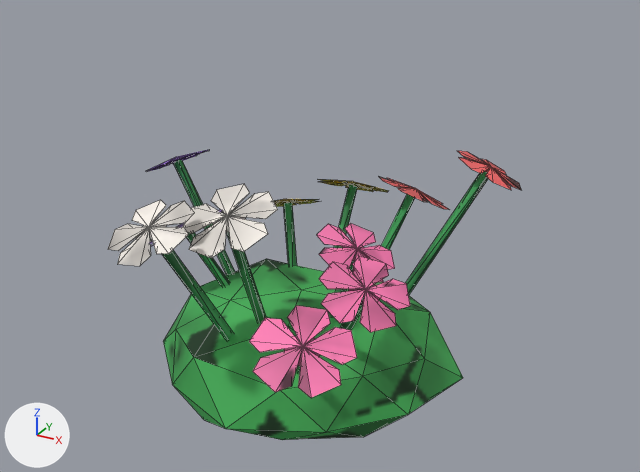
The glTF model client/public/models/wildflowers.glb: old version first, new version second.
Rendered twice from a 50 mm camera at (0.407, -0.7, 0.52) aimed at (0.025, -0.006, 0.173). The lights are fixed; the arrows at lower left show +X, +Y and +Z. The picture after the commit comes second. Mesh edges are drawn as thin lines. Vertices at exactly the same position are counted once.

Names of what the first picture shows: 'wildflowers'.
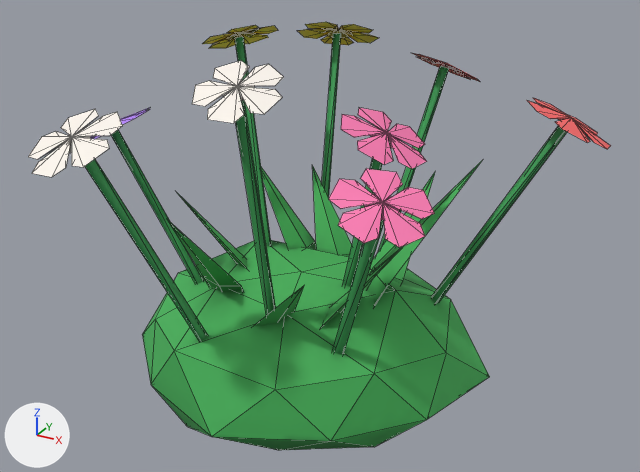
Changed parts and their boxes [x1, y1, x2, y2] in the pictures (640 x 472 px; the box of a moved part takes in the faces that stretch with it):
'wildflowers', reshaped (41% wider, 47% taller)
    before: [108, 150, 521, 440]
    after: [28, 22, 610, 450]
part 1 of me_wildflowers, moved or reshaped
    before: [163, 259, 463, 440]
    after: [142, 240, 490, 450]
part 2 of me_wildflowers, moved or reshaped
    before: [406, 171, 488, 295]
    after: [343, 158, 382, 286]
part 3 of me_wildflowers, moved or reshaped
    before: [317, 223, 395, 282]
    after: [341, 108, 426, 169]
part 4 of me_wildflowers, moved or reshaped
    before: [319, 256, 410, 332]
    after: [329, 168, 434, 248]
part 5 of me_wildflowers, moved or reshaped
    before: [274, 199, 319, 207]
    after: [202, 25, 278, 48]
part 6 of me_wildflowers, moved or reshaped
    before: [318, 179, 388, 192]
    after: [298, 22, 379, 45]
part 7 of me_wildflowers, moved or reshaped
    before: [458, 151, 521, 190]
    after: [192, 61, 284, 123]
part 8 of me_wildflowers, moved or reshaped
    before: [108, 200, 194, 266]
    after: [28, 109, 123, 177]
part 9 of me_wildflowers, moved or reshaped
    before: [147, 150, 209, 171]
    after: [412, 53, 480, 82]
part 10 of me_wildflowers, moved or reshaped
    before: [378, 176, 450, 210]
    after: [528, 98, 610, 149]
part 11 of me_wildflowers, moved or reshaped
    before: [249, 305, 357, 398]
    after: [91, 108, 149, 139]
part 12 of me_wildflowers, deleted
    before: [150, 160, 355, 374]
part 13 of me_wildflowers, built on (mostly hidden before)
    before: [152, 184, 415, 340]
    after: [85, 33, 567, 355]

The change, as a list of edits to the scene's bpy script:
```text
Change me_wildflowers:
    used by ob_wildflowers; location = (0.0, 0.0, 0.0)
    remove me_wildflowers.from_pydata(...)  # 449 vertices, 476 faces; spans x -0.218..0.193, y -0.211..0.199, z -0.007..0.252
    add me_wildflowers.from_pydata(...)  # 447 vertices, 516 faces; spans x -0.223..0.267, y -0.261..0.252, z -0.008..0.367
    me_wildflowers part 1: the loose piece of 42 vertices spanning x -0.152..0.163, y -0.142..0.137, z -0.007..0.111 is scaled about the mesh origin by (1.15, 1.15, 1.19)
    me_wildflowers part 2: the loose piece of 6 vertices spanning x 0.067..0.163, y 0.033..0.089, z 0.057..0.239 is multiplied about its middle by the matrix ((-0.75, -0.395, 0.763), (0.513, -1.018, -0.022), (0.688, 0.329, 0.847)), then moved by (-0.047, -0.069, 0.023)
    me_wildflowers part 3: the loose piece of 31 vertices spanning x 0.033..0.102, y -0.054..0.027, z 0.151..0.187 is multiplied about its middle by the matrix ((0.818, 0.647, 0.188), (-0.67, 0.748, 0.34), (0.075, -0.381, 0.986)), then moved by (0.025, 0.003, 0.116)
    me_wildflowers part 4: the loose piece of 31 vertices spanning x 0.081..0.154, y -0.135..-0.058, z 0.158..0.193 is multiplied about its middle by the matrix ((-0.682, -0.563, 0.447), (0.184, -0.733, -0.641), (0.695, -0.358, 0.609)), then moved by (0.034, -0.045, 0.1)
    me_wildflowers part 5: the loose piece of 31 vertices spanning x -0.097..-0.023, y 0.038..0.11, z 0.147..0.181 is multiplied about its middle by the matrix ((-0.812, -0.251, -0.6), (-0.149, -0.862, 0.563), (-0.633, 0.525, 0.636)), then moved by (-0.049, -0.005, 0.176)
    me_wildflowers part 6: the loose piece of 31 vertices spanning x -0.066..0.019, y 0.123..0.199, z 0.144..0.18 is multiplied about its middle by the matrix ((-1.043, -0.373, -0.067), (0.182, -0.666, 0.869), (-0.332, 0.806, 0.687)), then moved by (-0.046, 0.049, 0.161)
    me_wildflowers part 7: the loose piece of 31 vertices spanning x 0.127..0.193, y 0.05..0.119, z 0.22..0.252 is turned -105 degrees about the z axis through its middle, then moved by (-0.126, -0.235, 0.115), in mat_petal2
    me_wildflowers part 8: the loose piece of 31 vertices spanning x -0.09..-0.011, y -0.199..-0.13, z 0.205..0.241 is multiplied about its middle by the matrix ((0.973, 0.138, 0.071), (-0.136, 0.975, -0.027), (-0.074, 0.017, 0.982)), then moved by (-0.015, -0.061, 0.094)
    me_wildflowers part 9: the loose piece of 31 vertices spanning x -0.218..-0.151, y 0.008..0.084, z 0.183..0.218 is turned -105 degrees about the z axis through its middle, then moved by (0.269, 0.107, 0.113), in mat_petal3
    me_wildflowers part 10: the loose piece of 31 vertices spanning x 0.039..0.115, y 0.065..0.141, z 0.173..0.21 is multiplied about its middle by the matrix ((1.066, 0.013, 0.174), (0.023, 1.057, -0.221), (-0.173, 0.221, 1.043)), then moved by (0.151, -0.007, 0.098)
    me_wildflowers part 11: the loose piece of 31 vertices spanning x 0.059..0.14, y -0.211..-0.13, z 0.134..0.173 is turned -105 degrees about the z axis through its middle, then moved by (-0.285, 0.12, 0.111), in mat_petal4
    me_wildflowers part 12: 7 loose pieces with 92 vertices, spanning x -0.189..0.104, y -0.174..0.052, z 0.056..0.243, are deleted
    me_wildflowers part 13: 30 vertices removed from x -0.065..0.123, y -0.17..0.164, z 0.057..0.225; 120 vertices added at x -0.189..0.231, y -0.231..0.216, z 0.019..0.352
```
